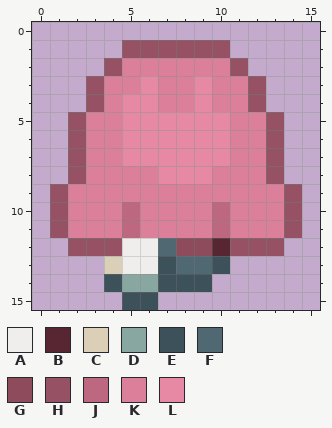
Pixel-art sprite: img/sprites/player/Up_Walk1.png. The picture above is the old version.
The file is 16x16 pixels.
Palette (. is transparent): A #f0eeec  B #572632  C #dbd0b7  D #88a7a0  E #3d515a  F #4f6872  G #8d4b5c  H #965264  J #bd6780  K #dc7f9b  L #e789a4
New version:
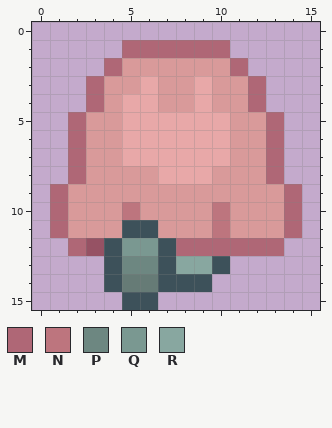
Colours new in this view: M #af6776  N #bd757e  P #6d8781  Q #7a9891  R #88a7a0
The edit:
Colour D changes from #88a7a0 to #667b76.
Colour K changes from #dc7f9b to #d99a9a.
Colour L changes from #e789a4 to #e8a8a8.
Colour C gives way to colour E in row 13 at x 4.
Colour F gives way to colour E in row 12 at x 7.
Colour H gives way to colour E in row 12 at x 4.
Colour J gives way to colour E in row 11 at x 5.
Colour K gives way to colour E in row 11 at x 6.
Colour B gives way to colour M in row 12 at x 10.
Colour G gives way to colour M in row 12 at x 8 to 9.
Colour H gives way to colour M in row 1 at x 5 to 10; in row 2 at x 4 and 11; in rows 3 to 4 at x 3 and 12; in rows 5 to 8 at x 2 and 13; in rows 9 to 11 at x 1 and 14; in row 12 at x 2 and 11 to 13.
Colour J gives way to colour N in row 10 at x 5 and 10; in row 11 at x 10.
Colour A gives way to colour P in row 13 at x 5 to 6.
Colour A gives way to colour Q in row 12 at x 5 to 6.
Colour F gives way to colour R in row 13 at x 8 to 9.
